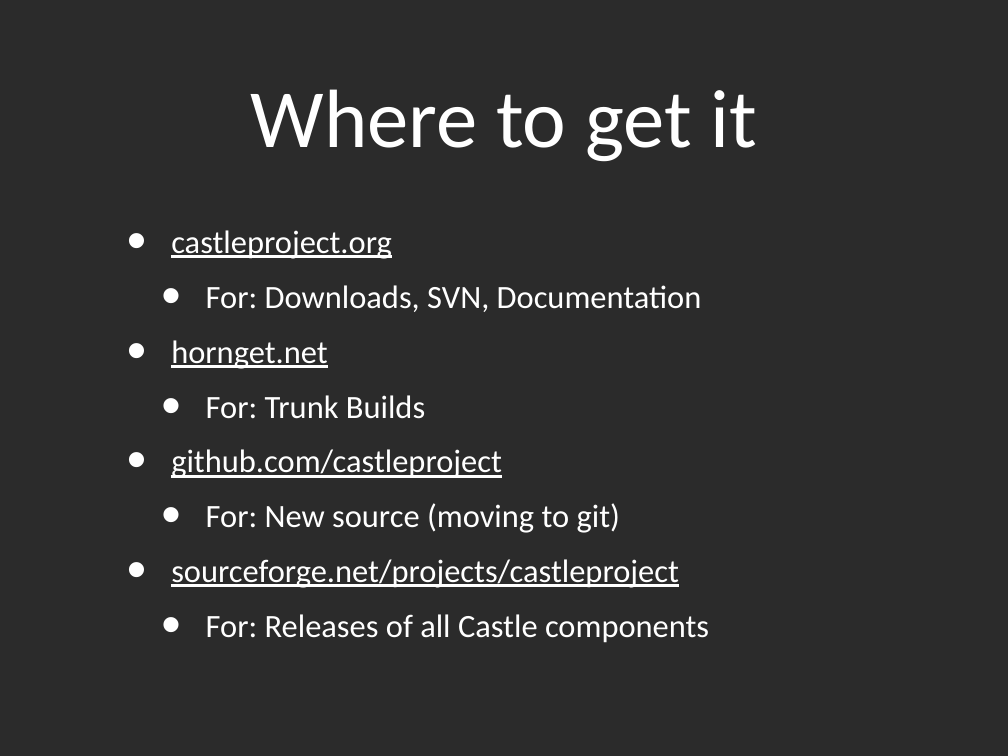
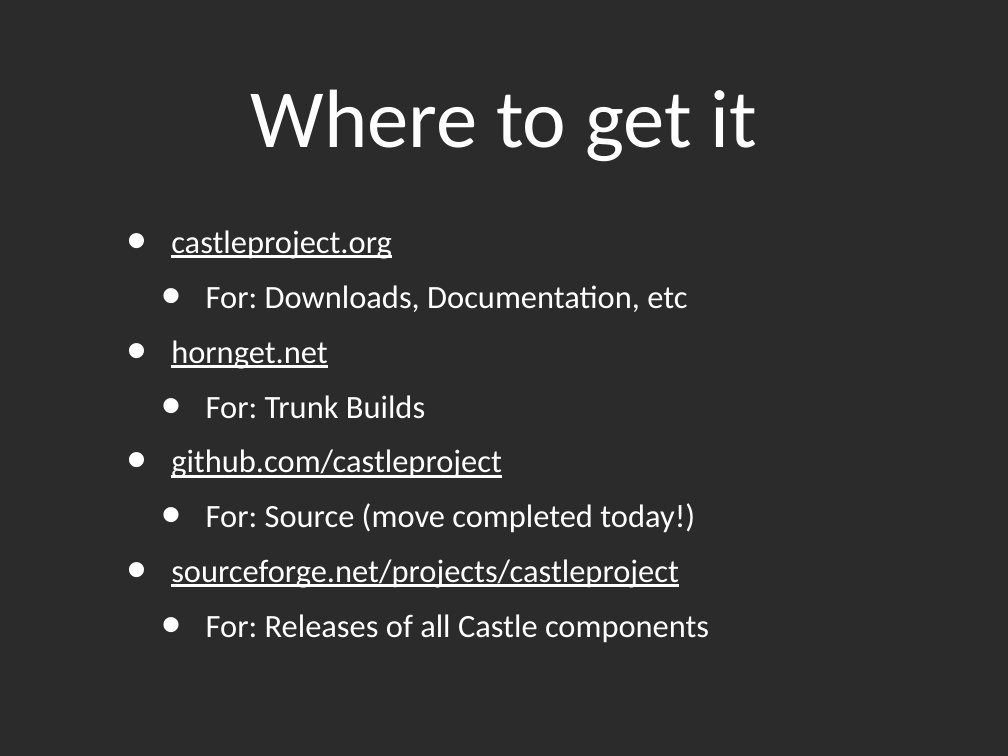
Before and after one commit to andypike/Talks, a slide deck: slide 9 of ORMBattle-Castle-ActiveRecord/ORMBattle-ActiveRecord.ppt. Drawn at 1008x756 pixels with LibreOffice and Linux fonts; fonts in the diff are those of the drawing; background and template pictures are left out; a plain dark background stands for a picture behind light text. Boxes give left, top, right and bottom in pixels: in the first picture for what was removed or moved away, otherwise in the second. Text is boxed around its words. In the diff, an @@ line names an element or a change of style, - is before the commit and + after.

```diff
--- a/ORMBattle-Castle-ActiveRecord/ORMBattle-ActiveRecord.ppt
+++ b/ORMBattle-Castle-ActiveRecord/ORMBattle-ActiveRecord.ppt
@@ text at [206, 285, 687, 312]: text changed @@
-  • For: Downloads, SVN, Documentation
+  • For: Downloads, Documentation, etc
@@ text at [206, 503, 695, 533]: text changed @@
-  • For: New source (moving to git)
+  • For: Source (move completed today!)
```
Also in this commit, not shown: 1 other slide changed, 1 other file.
